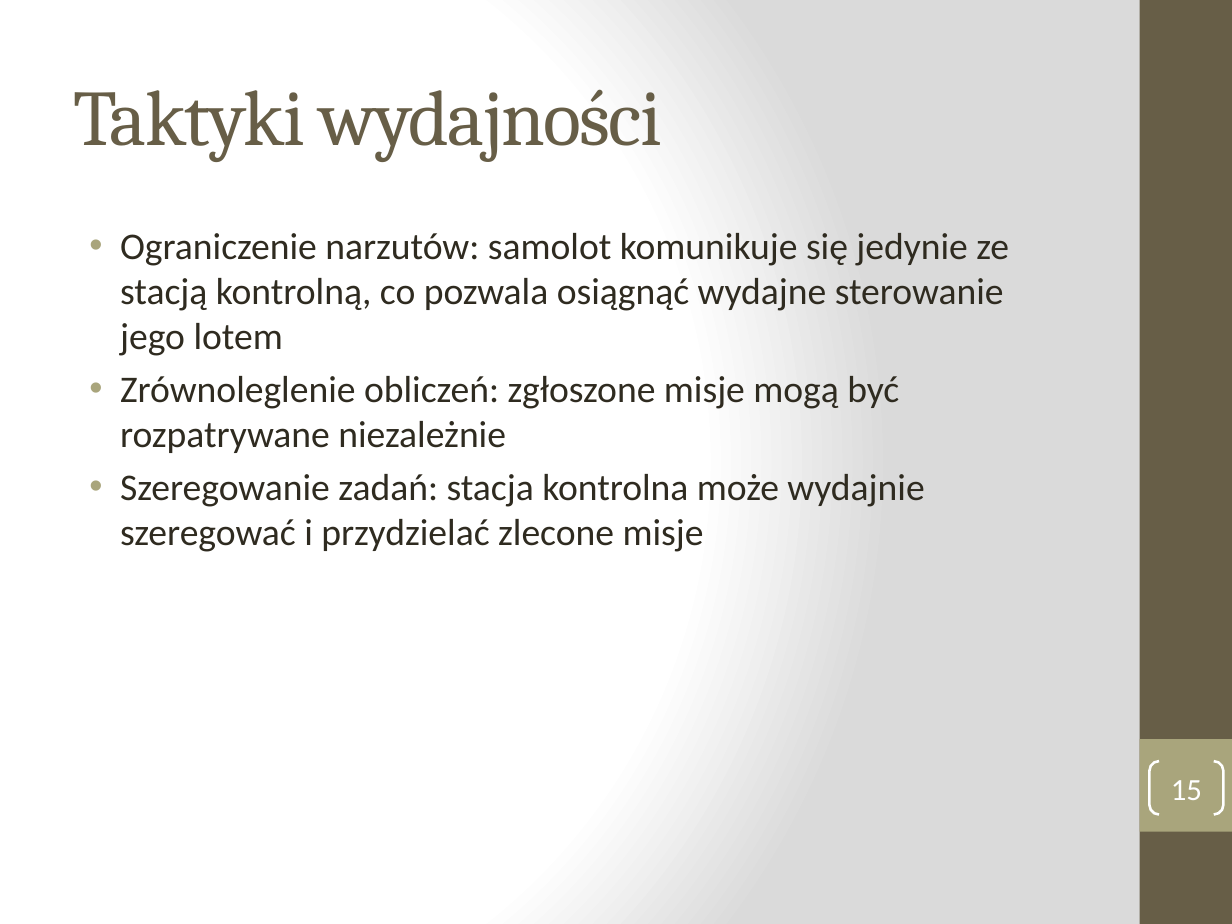
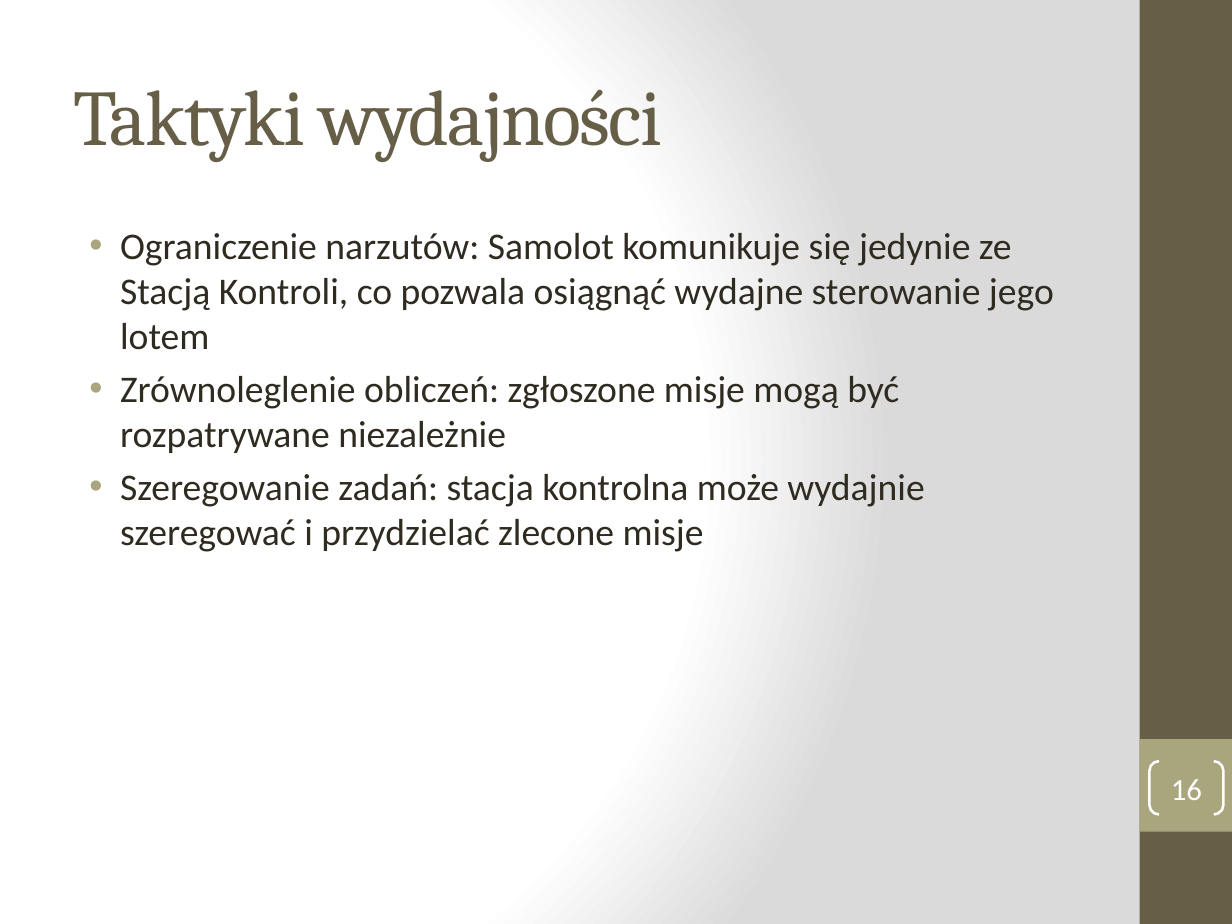
Before and after one commit to manisero/SemesterX, a slide deck: slide 16 of AIS/projekt/etap1/etap1.pptx (slide 15 before the commit). Drawn at 1232x924 pixels with LibreOffice and Linux fonts; fonts in the diff are those of the drawing. Boxes give left, top, right and bottom in pixels: in the first picture for what was removed or moved away, otherwise in the second. Text is boxed around its words. In the diff, an @@ line names an element or a change of style, - is before the commit and + after.

```diff
--- a/AIS/projekt/etap1/etap1.pptx
+++ b/AIS/projekt/etap1/etap1.pptx
@@ text at (120,233,1054,350): text changed @@
-• Ograniczenie narzutów: samolot komunikuje się jedynie ze stacją kontrolną, co pozwala osiągnąć wydajne sterowanie jego lotem
+• Ograniczenie narzutów: Samolot komunikuje się jedynie ze Stacją Kontroli, co pozwala osiągnąć wydajne sterowanie jego lotem
@@ page number at (1171,779,1202,800): text changed @@
-15
+16
```
Also in this commit, not shown: 7 other slides changed, 1 slide added.
